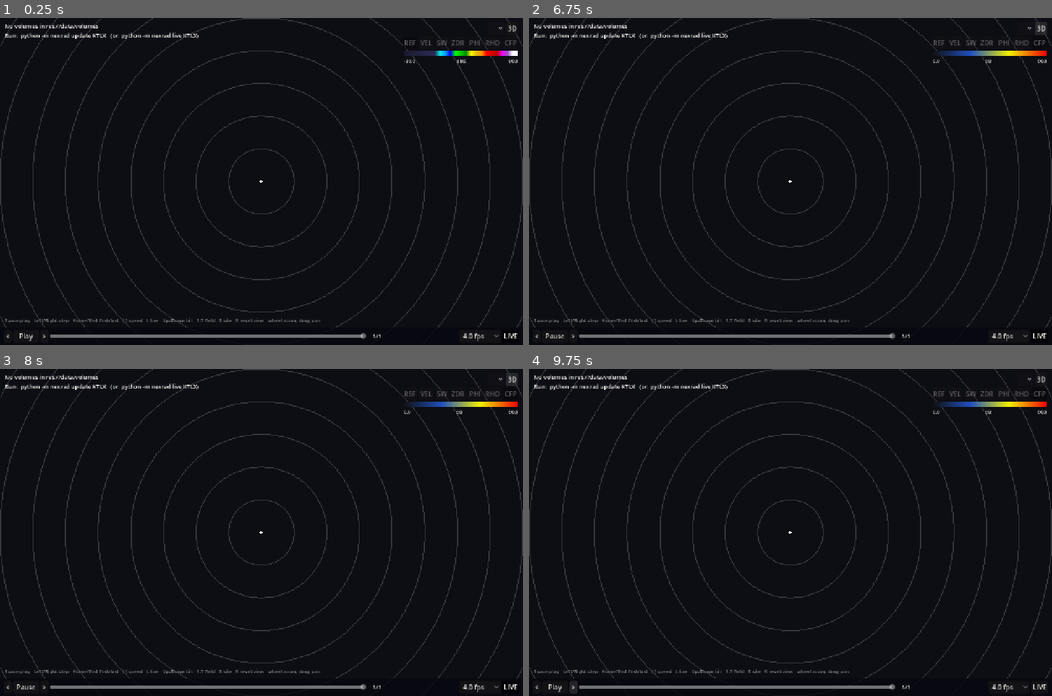
Above: before the commit, frames 1-4 (two rows, left to right).
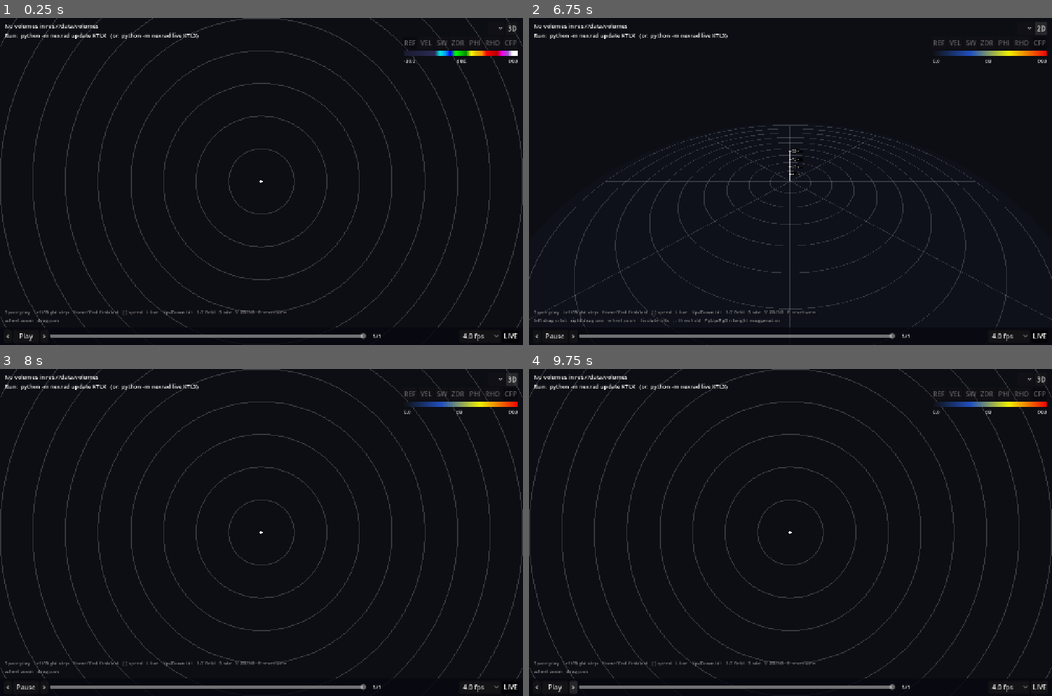
Above: after the commit, the same moments.

Repository: computerdane/droplet
Game: Godot game, scene res://scenes/main.tscn
Same seed, same stepped clock (60 frames per second), same inputs: the game is played once before the commit and once after it.
Inputs (mouse positions are in pixels of both pictures, inside the frame that each line leads up to):
- Up to frame 1 (0.25 s): no input
- Up to frame 2 (6.75 s): click "REF" at 0.5 s; click "VEL" at 1.25 s; click "SW" at 2 s; click "ZDR" at 2.75 s; click "PHI" at 3.5 s; click "RHO" at 4.25 s; click "CFP" at 5 s; click "Play" at 5.75 s; click "3D" at 6.5 s
- Up to frame 3 (8 s): click (512, 378) at 7.25 s, where only the run after the commit has a clickable "2D"
- Up to frame 4 (9.75 s): click "<" at 8 s; click "Play" at 8.75 s; click ">" at 9.5 s

The runs differ from the first frame. In frame 1, 0.5% of the frame differs, in the area x 1-62%, y 89-94%; in frame 2, 5.6%, in the area x 0-100%, y 0-95%; in frame 3, 0.5%; in frame 4, 0.5%.

Commit message:
3D volume view: tilts as beam-height cones with orbit camera
- cone.gdshader bends a shared unit grid along the beam (4/3 earth radius,
  vertical exaggeration) and samples the polar texture at UV directly
- VolumeView3D: one cone per tilt, isolate all / selected-and-below /
  selected-only, per-field display threshold (|v| for velocity), ground disk,
  range rings, height scale
- OrbitCamera: left drag orbit, right drag pan, wheel zoom
- V toggles 2D/3D; I, comma/period, PgUp/PgDn drive the 3D options

Co-Authored-By: Claude Opus 5.5 <noreply@anthropic.com>

Diff:
--- a/scenes/main.tscn
+++ b/scenes/main.tscn
@@ -1,9 +1,12 @@
-[gd_scene load_steps=6 format=3 uid="uid://droplet_main_scene"]
+[gd_scene load_steps=8 format=3 uid="uid://droplet_main_scene"]
 
 [ext_resource type="Script" path="res://scripts/main.gd" id="1_main"]
 [ext_resource type="Shader" path="res://shaders/ppi.gdshader" id="2_ppi"]
 [ext_resource type="Script" path="res://scripts/ppi_view.gd" id="3_ppi_view"]
 [ext_resource type="Script" path="res://scripts/hud.gd" id="4_hud"]
+
+[ext_resource type="Script" path="res://scripts/volume_view_3d.gd" id="5_view3d"]
+[ext_resource type="Script" path="res://scripts/orbit_camera.gd" id="6_orbit"]
 
 [sub_resource type="ShaderMaterial" id="ShaderMaterial_ppi"]
 shader = ExtResource("2_ppi")
@@ -26,6 +29,15 @@
 
 [node name="Camera" type="Camera2D" parent="View2D"]
 
+[node name="View3D" type="Node3D" parent="."]
+visible = false
+script = ExtResource("5_view3d")
+
+[node name="Cones" type="Node3D" parent="View3D"]
+
+[node name="Camera" type="Camera3D" parent="View3D"]
+script = ExtResource("6_orbit")
+
 [node name="LiveTimer" type="Timer" parent="."]
 
 [node name="PlayTimer" type="Timer" parent="."]
--- a/scripts/main.gd
+++ b/scripts/main.gd
@@ -9,16 +9,22 @@
 ## do not make the tilt jump around.
 ##
 ## Command-line options (after `--`): site=KTLX time=20130520_200359 field=VEL elev=0.5
-## live=0|1 play=0|1 fps=8 zoom=2
+## live=0|1 play=0|1 fps=8 zoom=2 view=2d|3d yaw=30 pitch=25 dist=400 exag=4
+## isolate=0|1|2 threshold=20
 
 const LIVE_RESCAN_SEC := 3.0
 const LOOP_DWELL_SEC := 1.0  # extra pause on the last frame of the loop
 const FIELD_KEYS := {
 	KEY_1: "REF", KEY_2: "VEL", KEY_3: "SW", KEY_4: "ZDR", KEY_5: "PHI", KEY_6: "RHO", KEY_7: "CFP"
 }
-const HINT := (
+const HINT_COMMON := (
 	"Space play   Left/Right step   Home/End first/last   [ ] speed   L live   "
-	+ "Up/Down tilt   1-7 field   S site   R reset view   wheel zoom, drag pan"
+	+ "Up/Down tilt   1-7 field   S site   V 2D/3D   R reset view\n"
+)
+const HINT_2D := "wheel zoom   drag pan"
+const HINT_3D := (
+	"left drag orbit   right drag pan   wheel zoom   I isolate tilts   , . threshold   "
+	+ "PgUp/PgDn height exaggeration"
 )
 
 var library := RadarLibrary.new()
@@ -33,8 +39,10 @@
 var live := true
 var playing := false
 var fps := 4.0
+var view_is_3d := false
 
 @onready var view_2d: PpiView = $View2D
+@onready var view_3d: VolumeView3D = $View3D
 @onready var hud: Hud = $UI/Hud
 @onready var live_timer: Timer = $LiveTimer
 @onready var play_timer: Timer = $PlayTimer
@@ -46,8 +54,8 @@
 	play_timer.one_shot = true
 	play_timer.timeout.connect(_on_play_tick)
 	view_2d.view_changed.connect(_update_info)
+	view_3d.camera.moved.connect(_update_info)
 	_connect_hud()
-	hud.set_hint(HINT)
 
 	var opts := _parse_options()
 	field_name = opts.get("field", field_name).to_upper()
@@ -55,6 +63,8 @@
 	fps = float(opts.get("fps", fps))
 	if opts.has("zoom"):
 		view_2d.set_zoom(float(opts["zoom"]))
+	_apply_3d_options(opts)
+	_set_view_3d(opts.get("view", "2d") == "3d")
 	var sites := library.sites()
 	var want_site: String = opts.get("site", "").to_upper()
 	_select_site(want_site if sites.has(want_site) else library.site_of(library.latest()))
@@ -77,7 +87,20 @@
 	hud.live_toggled.connect(func() -> void: _set_live(not live))
 	hud.site_selected.connect(_select_site)
 	hud.field_selected.connect(_set_field)
-	hud.view_toggled.connect(func() -> void: pass)
+	hud.view_toggled.connect(func() -> void: _set_view_3d(not view_is_3d))
+
+
+func _apply_3d_options(opts: Dictionary) -> void:
+	var cam := view_3d.camera
+	cam.set_view(
+		float(opts.get("yaw", cam.yaw)),
+		float(opts.get("pitch", cam.pitch)),
+		float(opts.get("dist", cam.distance))
+	)
+	view_3d.set_exaggeration(float(opts.get("exag", view_3d.exaggeration)))
+	view_3d.isolate = int(opts.get("isolate", view_3d.isolate)) as VolumeView3D.Isolate
+	if opts.has("threshold"):
+		view_3d.thresholds[field_name] = float(opts["threshold"])
 
 
 func _parse_options() -> Dictionary:
@@ -116,6 +139,15 @@
 	if delta < 0:
 		_set_live(false)
 	_go_to(frame + delta)
+
+
+func _set_view_3d(on: bool) -> void:
+	view_is_3d = on
+	view_2d.set_active(not on)
+	view_3d.set_active(on)
+	hud.set_view_3d(on)
+	hud.set_hint(HINT_COMMON + (HINT_3D if on else HINT_2D))
+	_refresh()
 
 
 func _set_field(f: String) -> void:
@@ -208,7 +240,10 @@
 
 func _refresh() -> void:
 	sweep_index = volume.tilt_near(field_name, target_elev) if volume != null else -1
-	view_2d.show_sweep(volume, sweep_index, field_name)
+	if view_is_3d:
+		view_3d.show_volume(volume, field_name, sweep_index)
+	else:
+		view_2d.show_sweep(volume, sweep_index, field_name)
 	var available: Array = []
 	if volume != null:
 		for i in volume.sweep_count():
@@ -250,7 +285,28 @@
 		)
 	else:
 		lines.append("%s not in this volume" % field_name)
-	lines.append("zoom %.2f px/km   cache %d MB" % [view_2d.zoom(), cache.used_bytes() >> 20])
+	var cache_mb := cache.used_bytes() >> 20
+	if view_is_3d:
+		var thr := view_3d.threshold_of(field_name)
+		var abs_mode: bool = VolumeView3D.DEFAULT_THRESHOLDS.get(field_name, [0, false])[1]
+		(
+			lines
+			. append(
+				(
+					"3D  %s   hide %s < %s %s   height x%.0f   cache %d MB"
+					% [
+						VolumeView3D.ISOLATE_NAMES[view_3d.isolate],
+						"|%s|" % field_name if abs_mode else field_name,
+						str(snappedf(thr, 0.01)),
+						Colormaps.unit_of(field_name).get_slice(" ", 0),
+						view_3d.exaggeration,
+						cache_mb,
+					]
+				)
+			)
+		)
+	else:
+		lines.append("zoom %.2f px/km   cache %d MB" % [view_2d.zoom(), cache_mb])
 	hud.set_info("\n".join(lines))
 
 
@@ -286,7 +342,29 @@
 		KEY_S:
 			_cycle_site()
 		KEY_R:
-			view_2d.reset_camera()
+			if view_is_3d:
+				view_3d.camera.reset()
+			else:
+				view_2d.reset_camera()
+		KEY_V:
+			_set_view_3d(not view_is_3d)
+		KEY_I:
+			view_3d.isolate = (
+				((view_3d.isolate + 1) % VolumeView3D.Isolate.size()) as VolumeView3D.Isolate
+			)
+			_refresh()
+		KEY_COMMA:
+			view_3d.adjust_threshold(field_name, -1)
+			_refresh()
+		KEY_PERIOD:
+			view_3d.adjust_threshold(field_name, 1)
+			_refresh()
+		KEY_PAGEUP:
+			view_3d.set_exaggeration(view_3d.exaggeration + 1.0)
+			_update_info()
+		KEY_PAGEDOWN:
+			view_3d.set_exaggeration(view_3d.exaggeration - 1.0)
+			_update_info()
 		_:
 			if FIELD_KEYS.has(e.keycode):
 				_set_field(FIELD_KEYS[e.keycode])
--- /dev/null
+++ b/scripts/orbit_camera.gd
@@ -0,0 +1,87 @@
+class_name OrbitCamera
+extends Camera3D
+## Orbits a target point on the ground. Left drag rotates, right/middle drag pans along the
+## ground, wheel zooms. Yaw 0 looks north; pitch is the angle above the horizon.
+
+signal moved
+
+const ROTATE_SPEED := 0.3  # degrees per pixel
+const PAN_SPEED := 0.0015  # fraction of distance per pixel
+const ZOOM_STEP := 1.12
+const DIST_MIN := 5.0
+const DIST_MAX := 3000.0
+const PITCH_MIN := -5.0
+const PITCH_MAX := 89.0
+const DEFAULT_YAW := 0.0
+const DEFAULT_PITCH := 32.0
+const DEFAULT_DIST := 520.0
+
+var target := Vector3.ZERO
+var yaw := DEFAULT_YAW
+var pitch := DEFAULT_PITCH
+var distance := DEFAULT_DIST
+var _rotating := false
+var _panning := false
+
+
+func _ready() -> void:
+	near = 0.05
+	far = 10000.0
+	_apply()
+
+
+func reset() -> void:
+	target = Vector3.ZERO
+	yaw = DEFAULT_YAW
+	pitch = DEFAULT_PITCH
+	distance = DEFAULT_DIST
+	_apply()
+
+
+func set_view(p_yaw: float, p_pitch: float, p_distance: float) -> void:
+	yaw = p_yaw
+	pitch = clampf(p_pitch, PITCH_MIN, PITCH_MAX)
+	distance = clampf(p_distance, DIST_MIN, DIST_MAX)
+	_apply()
+
+
+func _apply() -> void:
+	var p := deg_to_rad(pitch)
+	var y := deg_to_rad(yaw)
+	# Camera sits "behind" the target: yaw 0 means it is south of the target, looking north.
+	var offset := Vector3(-sin(y) * cos(p), sin(p), cos(y) * cos(p)) * distance
+	position = target + offset
+	look_at(target, Vector3.UP)
+	moved.emit()
+
+
+func _unhandled_input(event: InputEvent) -> void:
+	if not current or not is_visible_in_tree():
+		return
+	if event is InputEventMouseButton:
+		var e := event as InputEventMouseButton
+		match e.button_index:
+			MOUSE_BUTTON_WHEEL_UP:
+				if e.pressed:
+					distance = maxf(distance / ZOOM_STEP, DIST_MIN)
+					_apply()
+			MOUSE_BUTTON_WHEEL_DOWN:
+				if e.pressed:
+					distance = minf(distance * ZOOM_STEP, DIST_MAX)
+					_apply()
+			MOUSE_BUTTON_LEFT:
+				_rotating = e.pressed
+			MOUSE_BUTTON_RIGHT, MOUSE_BUTTON_MIDDLE:
+				_panning = e.pressed
+	elif event is InputEventMouseMotion:
+		var rel := (event as InputEventMouseMotion).relative
+		if _rotating:
+			yaw -= rel.x * ROTATE_SPEED
+			pitch = clampf(pitch + rel.y * ROTATE_SPEED, PITCH_MIN, PITCH_MAX)
+			_apply()
+		elif _panning:
+			var y := deg_to_rad(yaw)
+			var right := Vector3(cos(y), 0, sin(y))
+			var forward := Vector3(sin(y), 0, -cos(y))
+			target += (-right * rel.x + forward * rel.y) * distance * PAN_SPEED
+			_apply()
--- /dev/null
+++ b/scripts/volume_view_3d.gd
@@ -0,0 +1,244 @@
+class_name VolumeView3D
+extends Node3D
+## 3D volume view: every tilt of one field as a cone (cone.gdshader), over a ground disk
+## with range rings and a height scale at the radar. Heights are exaggerated for legibility.
+
+enum Isolate { ALL, BELOW, SINGLE }
+
+const RADIAL_SEGMENTS := 64
+const AZIMUTH_SEGMENTS := 360
+const GROUND_RADIUS_KM := 480.0
+const RING_STEP_KM := 50.0
+const HEIGHT_TICK_KM := 5.0
+const HEIGHT_MAX_KM := 20.0
+const DEFAULT_EXAGGERATION := 4.0
+const EXAGGERATION_MIN := 1.0
+const EXAGGERATION_MAX := 20.0
+const ISOLATE_NAMES := ["all tilts", "selected and below", "selected only"]
+
+## Default display thresholds for 3D (drawing everything hides the storm inside clear air).
+## [value, use |value|]
+const DEFAULT_THRESHOLDS := {
+	"REF": [15.0, false],
+	"VEL": [10.0, true],
+	"SW": [2.0, false],
+	"ZDR": [-10.0, false],
+	"PHI": [-10.0, false],
+	"RHO": [0.8, false],
+	"CFP": [-10.0, false],
+}
+
+var exaggeration := DEFAULT_EXAGGERATION
+var isolate := Isolate.ALL
+var thresholds: Dictionary = {}  # field -> float; overrides DEFAULT_THRESHOLDS
+var _cone_mesh: ArrayMesh
+var _shader: Shader = preload("res://shaders/cone.gdshader")
+var _cones: Array[MeshInstance3D] = []
+var _height_lines: MeshInstance3D  # built in true km, scaled on y by exaggeration
+var _height_labels: Array[Label3D] = []
+
+@onready var camera: OrbitCamera = $Camera
+@onready var cones_root: Node3D = $Cones
+
+
+func _ready() -> void:
+	_cone_mesh = _build_cone_mesh()
+	_build_ground()
+	_build_height_scale()
+
+
+func set_active(on: bool) -> void:
+	visible = on
+	camera.current = on
+
+
+func threshold_of(field_name: String) -> float:
+	return thresholds.get(field_name, DEFAULT_THRESHOLDS.get(field_name, [-10000.0])[0])
+
+
+func adjust_threshold(field_name: String, steps: int) -> void:
+	var rng := Colormaps.range_of(field_name)
+	var step: float = (rng[1] - rng[0]) / 22.0
+	var t := threshold_of(field_name)
+	var lo: float = rng[0] - step
+	if DEFAULT_THRESHOLDS.get(field_name, [0.0, false])[1]:
+		lo = 0.0
+	thresholds[field_name] = clampf(snappedf(t + steps * step, 0.01), lo, rng[1])
+
+
+func set_exaggeration(v: float) -> void:
+	exaggeration = clampf(v, EXAGGERATION_MIN, EXAGGERATION_MAX)
+	_place_height_scale()
+	for c in _cones:
+		(c.material_override as ShaderMaterial).set_shader_parameter("exaggeration", exaggeration)
+		c.custom_aabb = _cone_aabb()
+
+
+## Draw all tilts of `field_name`, honouring the isolate mode relative to tilt `selected`.
+func show_volume(vol: RadarVolume, field_name: String, selected: int) -> void:
+	var tilts: Array[int] = vol.tilts(field_name) if vol != null else ([] as Array[int])
+	var sel_elev := vol.elevation(selected) if selected >= 0 else 0.0
+	var shown: Array[int] = []
+	for i in tilts:
+		match isolate:
+			Isolate.SINGLE:
+				if i == selected:
+					shown.append(i)
+			Isolate.BELOW:
+				if vol.elevation(i) <= sel_elev:
+					shown.append(i)
+			_:
+				shown.append(i)
+	while _cones.size() < shown.size():
+		_cones.append(_new_cone())
+	var rng := Colormaps.range_of(field_name)
+	var abs_mode: bool = DEFAULT_THRESHOLDS.get(field_name, [0.0, false])[1]
+	for k in _cones.size():
+		var cone := _cones[k]
+		cone.visible = k < shown.size()
+		if not cone.visible:
+			continue
+		var i := shown[k]
+		var f: Dictionary = vol.sweep(i)["fields"][field_name]
+		var mat := cone.material_override as ShaderMaterial
+		mat.set_shader_parameter("sweep", vol.get_texture(i, field_name))
+		mat.set_shader_parameter("colormap", Colormaps.texture_for(field_name))
+		mat.set_shader_parameter("cmap_min", rng[0])
+		mat.set_shader_parameter("cmap_max", rng[1])
+		mat.set_shader_parameter("elevation_deg", vol.elevation(i))
+		mat.set_shader_parameter("first_gate_km", float(f["first_gate_m"]) / 1000.0)
+		mat.set_shader_parameter("gate_spacing_km", float(f["gate_spacing_m"]) / 1000.0)
+		mat.set_shader_parameter("n_gates", int(f["n_gates"]))
+		mat.set_shader_parameter("threshold", threshold_of(field_name))
+		mat.set_shader_parameter("threshold_abs", abs_mode)
+		# Draw low tilts first; with opaque cones this only matters for equal depth.
+		cone.sorting_offset = -vol.elevation(i)
+
+
+func _new_cone() -> MeshInstance3D:
+	var mi := MeshInstance3D.new()
+	mi.mesh = _cone_mesh
+	var mat := ShaderMaterial.new()
+	mat.shader = _shader
+	mat.set_shader_parameter("exaggeration", exaggeration)
+	mi.material_override = mat
+	mi.custom_aabb = _cone_aabb()
+	mi.cast_shadow = GeometryInstance3D.SHADOW_CASTING_SETTING_OFF
+	cones_root.add_child(mi)
+	return mi
+
+
+func _cone_aabb() -> AABB:
+	var r := GROUND_RADIUS_KM + 20.0
+	return AABB(Vector3(-r, -1.0, -r), Vector3(2 * r, 30.0 * exaggeration + 2.0, 2 * r))
+
+
+## Unit grid; cone.gdshader positions the vertices. UV.x = range fraction, UV.y = azimuth.
+static func _build_cone_mesh() -> ArrayMesh:
+	var verts := PackedVector3Array()
+	var uvs := PackedVector2Array()
+	var idx := PackedInt32Array()
+	for a in AZIMUTH_SEGMENTS + 1:
+		for r in RADIAL_SEGMENTS + 1:
+			var uv := Vector2(float(r) / RADIAL_SEGMENTS, float(a) / AZIMUTH_SEGMENTS)
+			uvs.append(uv)
+			verts.append(Vector3(uv.x, 0, uv.y))  # placeholder; replaced in the shader
+	var row := RADIAL_SEGMENTS + 1
+	for a in AZIMUTH_SEGMENTS:
+		for r in RADIAL_SEGMENTS:
+			var i := a * row + r
+			idx.append_array([i, i + 1, i + row, i + 1, i + row + 1, i + row])
+	var arrays := []
+	arrays.resize(Mesh.ARRAY_MAX)
+	arrays[Mesh.ARRAY_VERTEX] = verts
+	arrays[Mesh.ARRAY_TEX_UV] = uvs
+	arrays[Mesh.ARRAY_INDEX] = idx
+	var mesh := ArrayMesh.new()
+	mesh.add_surface_from_arrays(Mesh.PRIMITIVE_TRIANGLES, arrays)
+	return mesh
+
+
+func _build_ground() -> void:
+	var disk := MeshInstance3D.new()
+	var cyl := CylinderMesh.new()
+	cyl.top_radius = GROUND_RADIUS_KM
+	cyl.bottom_radius = GROUND_RADIUS_KM
+	cyl.height = 0.01
+	cyl.radial_segments = 128
+	cyl.rings = 1
+	disk.mesh = cyl
+	disk.position.y = -0.1
+	disk.material_override = _flat_material(Color(0.07, 0.08, 0.11))
+	add_child(disk)
+
+	var lines := PackedVector3Array()
+	var r := RING_STEP_KM
+	while r <= GROUND_RADIUS_KM - 1.0:
+		_append_circle(lines, r, 0.02)
+		r += RING_STEP_KM
+	for k in 8:  # spokes every 45°
+		var a := k * TAU / 8.0
+		lines.append(Vector3.ZERO)
+		lines.append(Vector3(sin(a), 0, -cos(a)) * (GROUND_RADIUS_KM - RING_STEP_KM + 20.0))
+	add_child(_line_instance(lines, Color(1, 1, 1, 0.16)))
+
+
+func _build_height_scale() -> void:
+	var lines := PackedVector3Array([Vector3.ZERO, Vector3(0, HEIGHT_MAX_KM, 0)])
+	var h := HEIGHT_TICK_KM
+	while h <= HEIGHT_MAX_KM:
+		lines.append_array([Vector3(-3, h, 0), Vector3(3, h, 0)])
+		lines.append_array([Vector3(0, h, -3), Vector3(0, h, 3)])
+		var label := Label3D.new()
+		label.text = "%d km" % int(h)
+		label.billboard = BaseMaterial3D.BILLBOARD_ENABLED
+		label.fixed_size = true
+		label.pixel_size = 0.0007
+		label.font_size = 24
+		label.no_depth_test = true
+		label.modulate = Color(1, 1, 1, 0.7)
+		label.horizontal_alignment = HORIZONTAL_ALIGNMENT_LEFT
+		label.set_meta("height_km", h)
+		add_child(label)
+		_height_labels.append(label)
+		h += HEIGHT_TICK_KM
+	_height_lines = _line_instance(lines, Color(1, 1, 1, 0.6))
+	add_child(_height_lines)
+	_place_height_scale()
+
+
+func _place_height_scale() -> void:
+	_height_lines.scale = Vector3(1, exaggeration, 1)
+	for label in _height_labels:
+		label.position = Vector3(4, float(label.get_meta("height_km")) * exaggeration, 0)
+
+
+static func _append_circle(lines: PackedVector3Array, r: float, y: float) -> void:
+	var n := 256
+	for k in n:
+		var a0 := k * TAU / n
+		var a1 := (k + 1) * TAU / n
+		lines.append(Vector3(sin(a0) * r, y, -cos(a0) * r))
+		lines.append(Vector3(sin(a1) * r, y, -cos(a1) * r))
+
+
+static func _line_instance(lines: PackedVector3Array, color: Color) -> MeshInstance3D:
+	var arrays := []
+	arrays.resize(Mesh.ARRAY_MAX)
+	arrays[Mesh.ARRAY_VERTEX] = lines
+	var mesh := ArrayMesh.new()
+	mesh.add_surface_from_arrays(Mesh.PRIMITIVE_LINES, arrays)
+	var mi := MeshInstance3D.new()
+	mi.mesh = mesh
+	mi.material_override = _flat_material(color)
+	mi.cast_shadow = GeometryInstance3D.SHADOW_CASTING_SETTING_OFF
+	return mi
+
+
+static func _flat_material(color: Color) -> StandardMaterial3D:
+	var m := StandardMaterial3D.new()
+	m.shading_mode = BaseMaterial3D.SHADING_MODE_UNSHADED
+	m.albedo_color = color
+	if color.a < 1.0:
+		m.transparency = BaseMaterial3D.TRANSPARENCY_ALPHA
+	return m
--- /dev/null
+++ b/shaders/cone.gdshader
@@ -0,0 +1,50 @@
+// One elevation sweep as a cone in 3D. The mesh is a unit grid: UV.x runs from the inner
+// edge of gate 0 to the outer edge of the last gate, UV.y is azimuth (0..1 = 0..360°
+// clockwise from north). The vertex shader bends it along the radar beam using the 4/3
+// effective earth radius model, so the fragment shader samples the sweep texture at UV
+// directly. World units are km: +x east, -z north, +y up (height scaled by exaggeration).
+shader_type spatial;
+render_mode unshaded, cull_disabled;
+
+uniform sampler2D sweep : filter_nearest, repeat_enable;
+uniform sampler2D colormap : source_color, filter_linear, repeat_disable;
+uniform float elevation_deg = 0.5;
+uniform float first_gate_km = 2.125;
+uniform float gate_spacing_km = 0.25;
+uniform int n_gates = 1832;
+uniform float cmap_min = -30.0;
+uniform float cmap_max = 80.0;
+uniform float exaggeration = 4.0;
+// Values below threshold are not drawn (|value| when threshold_abs, e.g. for velocity).
+uniform float threshold = -10000.0;
+uniform bool threshold_abs = false;
+uniform bool show_range_folded = false;
+uniform vec4 range_folded_color : source_color = vec4(0.55, 0.0, 0.55, 1.0);
+
+const float KE_A = 8494.67;  // 4/3 * 6371 km
+
+void vertex() {
+	float r = max(first_gate_km - 0.5 * gate_spacing_km + UV.x * float(n_gates) * gate_spacing_km, 0.0);
+	float th = radians(elevation_deg);
+	// h = sqrt(r² + ke_a² + 2 r ke_a sinθ) - ke_a, rearranged to avoid float32 cancellation.
+	float num = r * r + 2.0 * r * KE_A * sin(th);
+	float h = num / (sqrt(num + KE_A * KE_A) + KE_A);
+	float s = KE_A * asin(r * cos(th) / (KE_A + h));  // ground range
+	float az = UV.y * TAU;
+	VERTEX = vec3(s * sin(az), h * exaggeration, -s * cos(az));
+}
+
+void fragment() {
+	float v = texture(sweep, UV).r;
+	if (v < -1500.0) {
+		if (!show_range_folded) {
+			discard;
+		}
+		ALBEDO = range_folded_color.rgb;
+	} else if (v < -900.0 || (threshold_abs ? abs(v) : v) < threshold) {
+		discard;
+	} else {
+		float t = clamp((v - cmap_min) / (cmap_max - cmap_min), 0.0, 1.0);
+		ALBEDO = texture(colormap, vec2(t, 0.5)).rgb;
+	}
+}
Not shown, added: scripts/orbit_camera.gd.uid
Not shown, added: scripts/volume_view_3d.gd.uid
Not shown, added: shaders/cone.gdshader.uid
